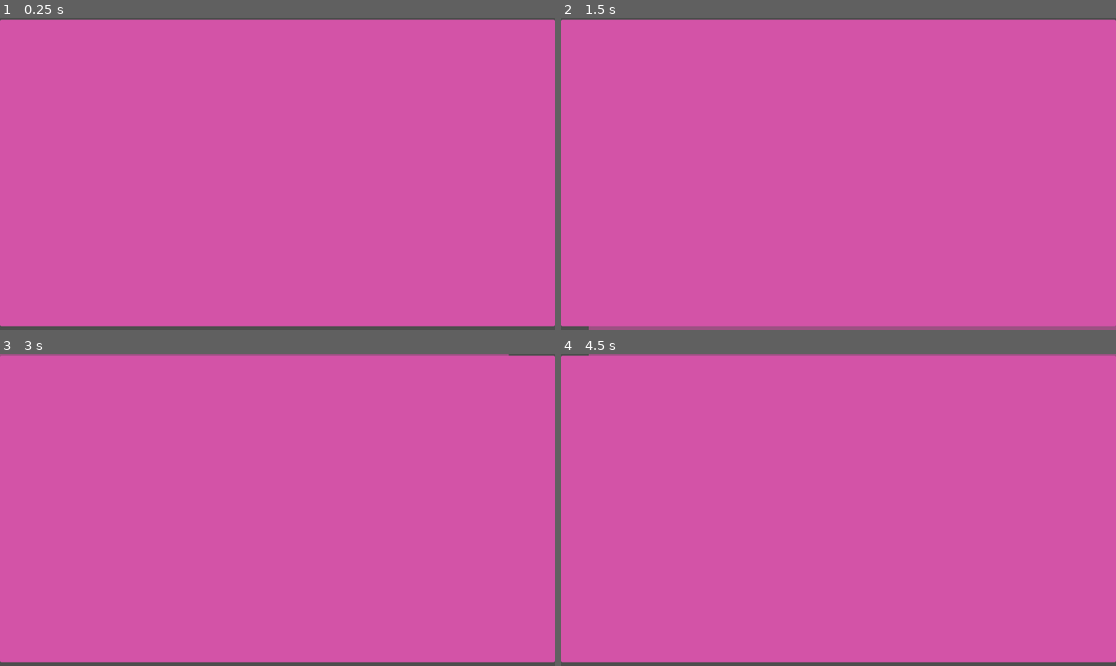
Above: before the commit, frames 1-4 (two rows, left to right).
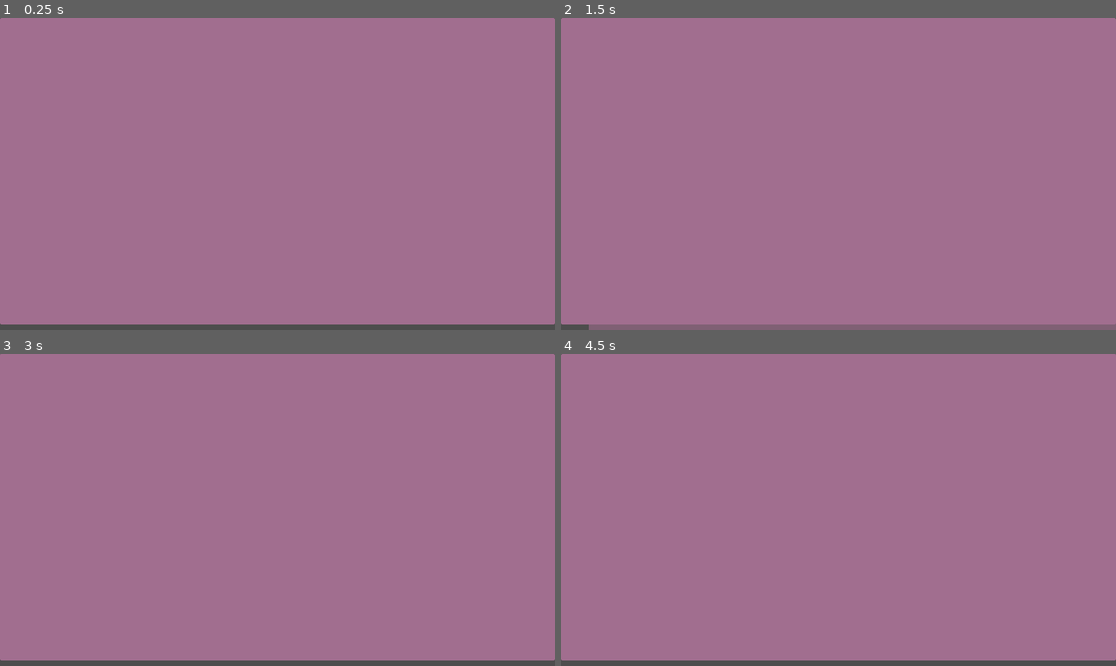
Above: after the commit, the same moments.

Repository: njamster/habituary
Game: Godot game, scene res://main_window/list_view/day_panel/todo_list/todo_item/todo_item.tscn
Same seed, same stepped clock (60 frames per second), same inputs: the game is played once before the commit and once after it. This scene is started directly instead of the project's main scene.
Inputs (mouse positions are in pixels of both pictures, inside the frame that each line leads up to):
- Up to frame 1 (0.25 s): no input
- Up to frame 2 (1.5 s): tap Enter at 0.5 s; drag from (838, 174) to (894, 105) at 0.52 s; tap Space at 1.25 s; drag from (727, 189) to (810, 236) at 1.27 s
- Up to frame 3 (3 s): tap Enter at 2 s; move the mouse to (333, 441) at 2.02 s; click (333, 441) at 2.17 s; tap Space at 2.75 s; drag from (249, 572) to (111, 463) at 2.77 s
- Up to frame 4 (4.5 s): tap Enter at 3.5 s; move the mouse to (1005, 556) at 3.52 s; click (1005, 556) at 3.67 s; tap Space at 4.25 s; drag from (672, 463) to (755, 432) at 4.27 s

The runs differ from the first frame. In frame 1, 99% of the frame differs, in the area x 0-100%, y 0-99%; in frame 2, 100%, in the area x 0-100%, y 0-100%; in frame 3, 99%; in frame 4, 99%.
Error before the commit: Attempt to call function '_drop_data' in base 'null instance' on a null instance. (res://main_window/list_view/day_panel/todo_list/todo_item/todo_item.gd:59)
Error after the commit: Attempt to call function '_drop_data' in base 'null instance' on a null instance. (res://main_window/list_view/day_panel/todo_list/todo_item/todo_item.gd:65)

Commit message:
Add checkboxes (proof of concept)
The checkboxes appear if the user moves the mouse cursor over a todo's
panel and hides again 300ms after the cursor left the panel.

Diff:
--- a/main_window/list_view/day_panel/todo_list/todo_item/todo_item.gd
+++ b/main_window/list_view/day_panel/todo_list/todo_item/todo_item.gd
@@ -2,16 +2,22 @@
 
 
 func _init() -> void:
-	self_modulate = Color(randf(), randf(), randf())
+	self_modulate = Color(
+		randf_range(0.3, 0.7),
+		randf_range(0.3, 0.7),
+		randf_range(0.3, 0.7)
+	)
 
 
 func _ready() -> void:
 	%Edit.hide()
+	%CheckBox.hide()
 	%Label.show()
 
 
 func edit() -> void:
 	%Label.hide()
+	%CheckBox.hide()
 	%Edit.show()
 	%Edit.grab_focus()
 
@@ -57,3 +63,42 @@
 func _drop_data(at_position: Vector2, data: Variant) -> void:
 	# FIXME: avoid asumptions about the parent's of this node
 	get_node("../../..")._drop_data(position - Vector2.ONE, data)
+
+
+func _on_draw() -> void:
+	# reposition the checkbox
+	%CheckBox.global_position = global_position + Vector2(
+		-1 * (%CheckBox.size.x + 8),
+		0.5 * (size.y - %CheckBox.size.y)
+	)
+
+
+func _on_mouse_entered() -> void:
+	$FocusTimer.stop()
+	if not %Edit.visible:
+		%CheckBox.show()
+
+
+func _on_mouse_exited() -> void:
+	$FocusTimer.start()
+
+
+func _on_check_box_mouse_entered() -> void:
+	$FocusTimer.stop()
+
+
+func _on_check_box_mouse_exited() -> void:
+	$FocusTimer.start()
+
+
+func _on_focus_timer_timeout() -> void:
+	%CheckBox.hide()
+
+
+func _on_check_box_toggled(toggled_on: bool) -> void:
+	if toggled_on:
+		%Label.text = "[s]" + %Label.text + "[/s]"
+		$Label.self_modulate.a = 0.5
+	else:
+		$Label.text = $Label.text.replace("[s]", "").replace("[/s]", "")
+		$Label.self_modulate.a = 1.0
--- a/main_window/list_view/day_panel/todo_list/todo_item/todo_item.tscn
+++ b/main_window/list_view/day_panel/todo_list/todo_item/todo_item.tscn
@@ -19,22 +19,26 @@
 
 [sub_resource type="StyleBoxEmpty" id="StyleBoxEmpty_4lcjl"]
 
+[sub_resource type="StyleBoxEmpty" id="StyleBoxEmpty_tmi11"]
+
 [node name="ToDoItem" type="PanelContainer" groups=["todo_item"]]
 custom_minimum_size = Vector2(0, 27)
-offset_top = 6.0
 offset_right = 1920.0
-offset_bottom = 1067.0
+offset_bottom = 1061.0
 theme_override_styles/panel = SubResource("StyleBoxFlat_omxiy")
 script = ExtResource("2_6v2l5")
 
-[node name="Label" type="Label" parent="."]
+[node name="Label" type="RichTextLabel" parent="."]
 unique_name_in_owner = true
 layout_mode = 2
-text_overrun_behavior = 3
+size_flags_horizontal = 3
+mouse_filter = 1
+bbcode_enabled = true
 
 [node name="Edit" type="LineEdit" parent="."]
 unique_name_in_owner = true
 layout_mode = 2
+mouse_filter = 1
 theme_override_styles/normal = SubResource("StyleBoxEmpty_3h3so")
 theme_override_styles/focus = SubResource("StyleBoxEmpty_0pwns")
 theme_override_styles/read_only = SubResource("StyleBoxEmpty_4lcjl")
@@ -42,6 +46,27 @@
 caret_blink = true
 caret_blink_interval = 0.45
 
+[node name="CheckBox" type="CheckBox" parent="."]
+unique_name_in_owner = true
+top_level = true
+layout_mode = 2
+size_flags_horizontal = 0
+size_flags_vertical = 0
+focus_mode = 0
+mouse_filter = 1
+theme_override_styles/normal = SubResource("StyleBoxEmpty_tmi11")
+
+[node name="FocusTimer" type="Timer" parent="."]
+wait_time = 0.3
+one_shot = true
+
+[connection signal="draw" from="." to="." method="_on_draw"]
 [connection signal="gui_input" from="." to="." method="_on_gui_input"]
+[connection signal="mouse_entered" from="." to="." method="_on_mouse_entered"]
+[connection signal="mouse_exited" from="." to="." method="_on_mouse_exited"]
 [connection signal="focus_exited" from="Edit" to="." method="_on_edit_focus_exited"]
 [connection signal="text_submitted" from="Edit" to="." method="_on_edit_text_submitted"]
+[connection signal="mouse_entered" from="CheckBox" to="." method="_on_check_box_mouse_entered"]
+[connection signal="mouse_exited" from="CheckBox" to="." method="_on_check_box_mouse_exited"]
+[connection signal="toggled" from="CheckBox" to="." method="_on_check_box_toggled"]
+[connection signal="timeout" from="FocusTimer" to="." method="_on_focus_timer_timeout"]
Not shown: 1 places in main_window/list_view/day_panel/todo_list/todo_item/todo_item.tscn that only renumber resources
